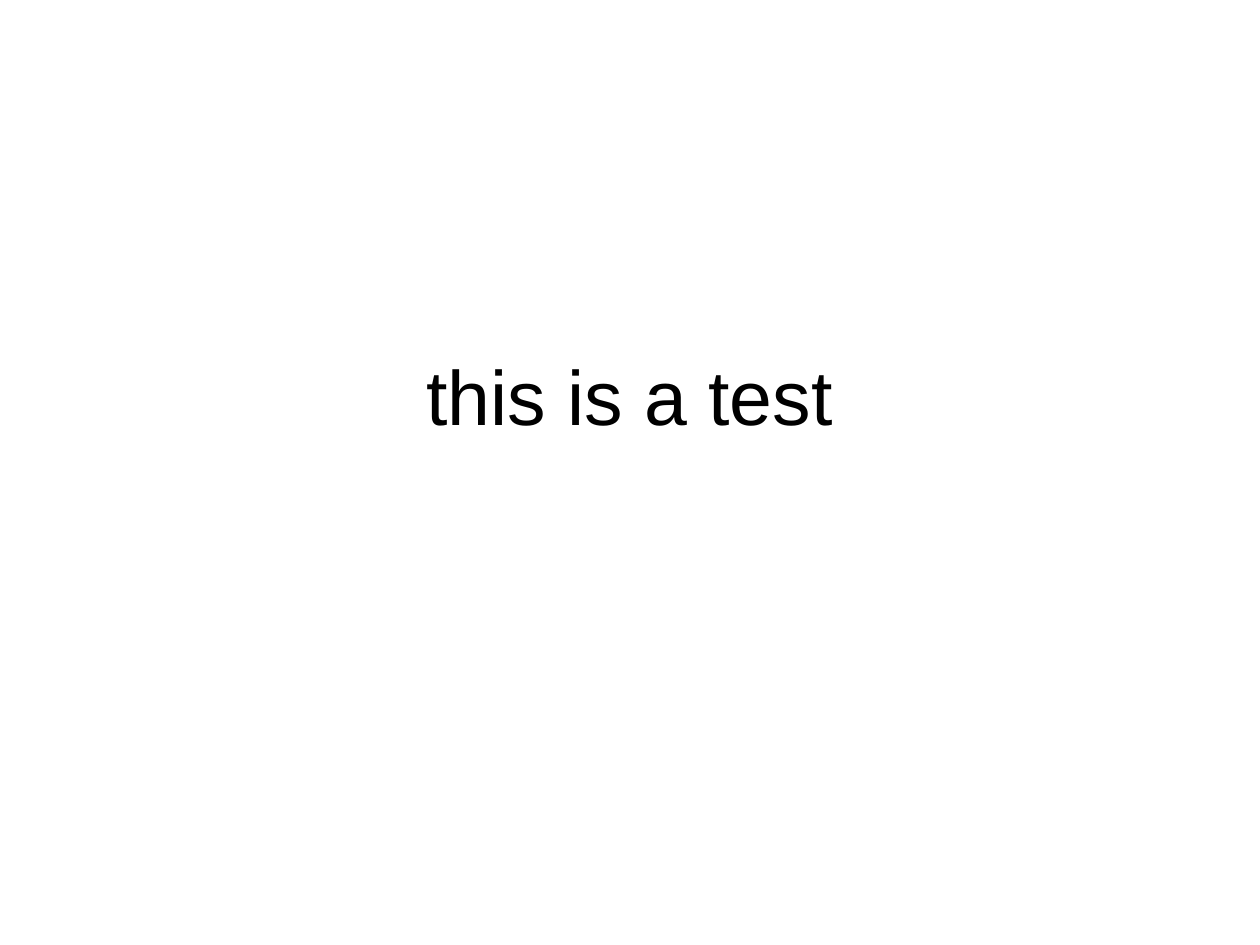
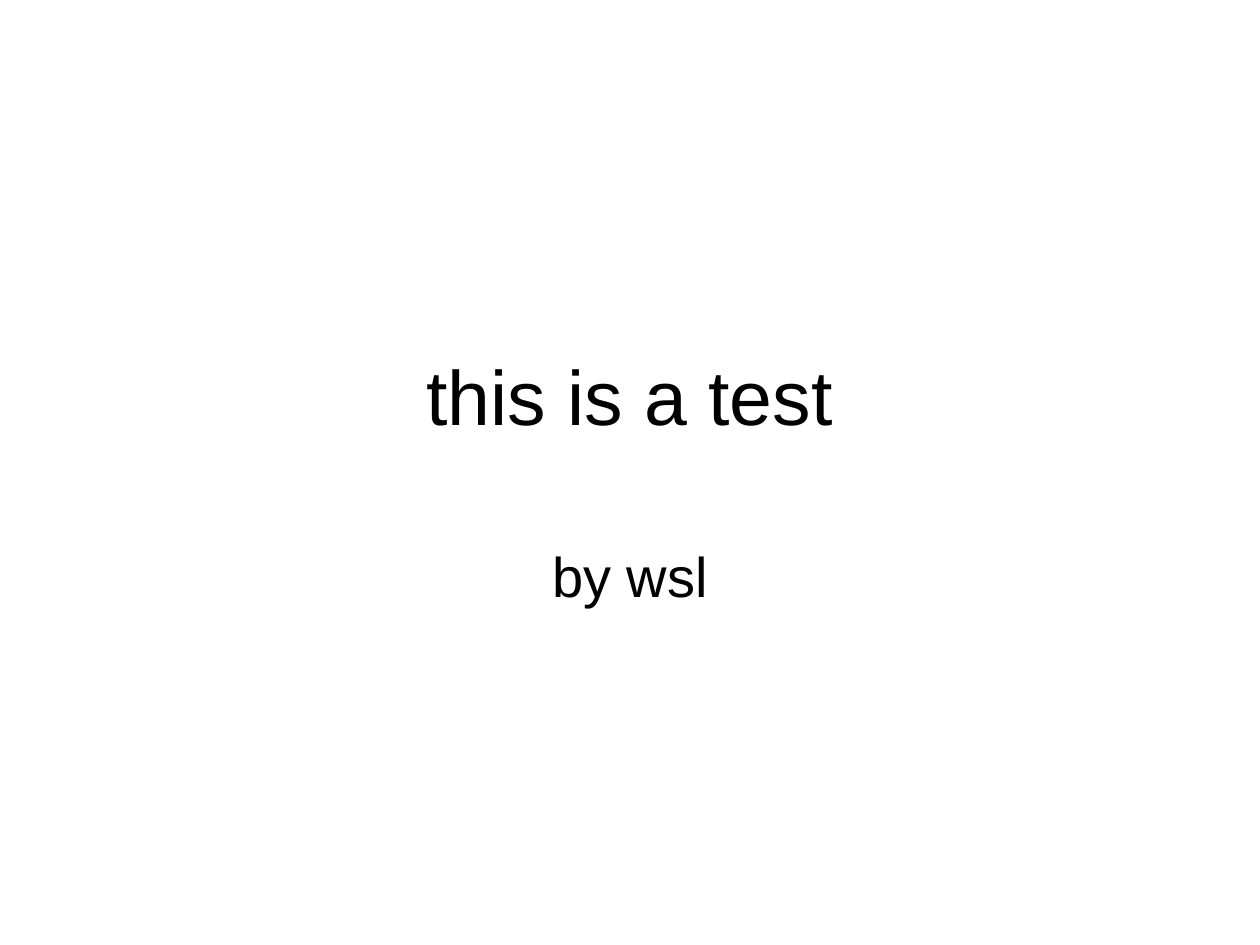
Before and after one commit to slwangbb/learngit, a slide deck: slide 1 of subdir/wsl.ppt. Drawn at 1260x945 pixels with LibreOffice and Linux fonts; fonts in the diff are those of the drawing. Boxes give left, top, right and bottom in pixels: in the first picture for what was removed or moved away, otherwise in the second. Text is boxed around its words. In the diff, an @@ line names an element or a change of style, - is before the commit and + after.

Commit message:
modified ppt

```diff
--- a/subdir/wsl.ppt
+++ b/subdir/wsl.ppt
@@ subtitle added at box(552, 556, 708, 608), 32 pt, text #000000 @@
+by wsl
```
